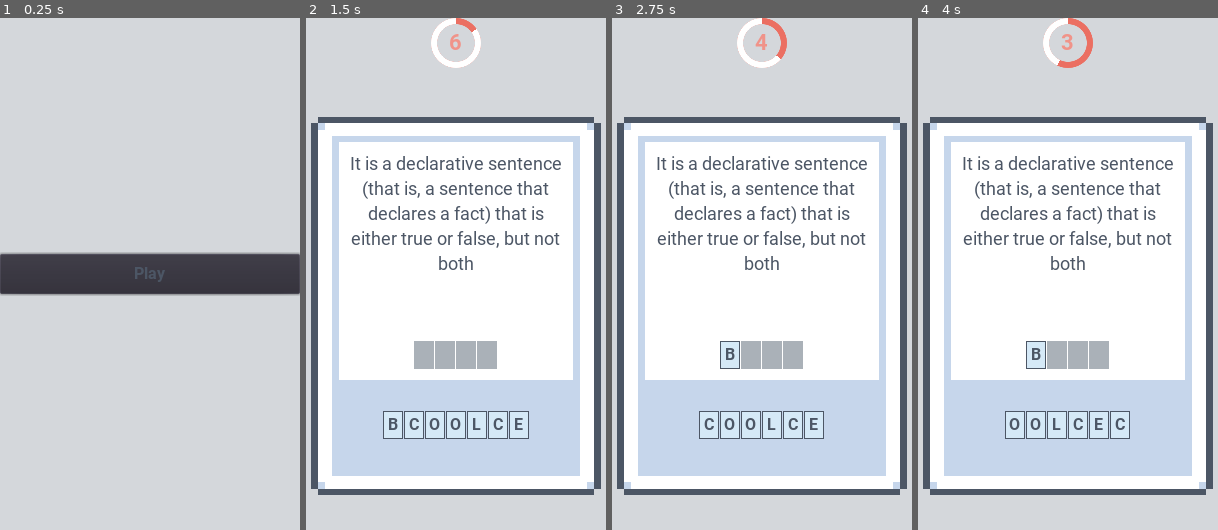
Above: before the commit, frames 1-4 (left to right).
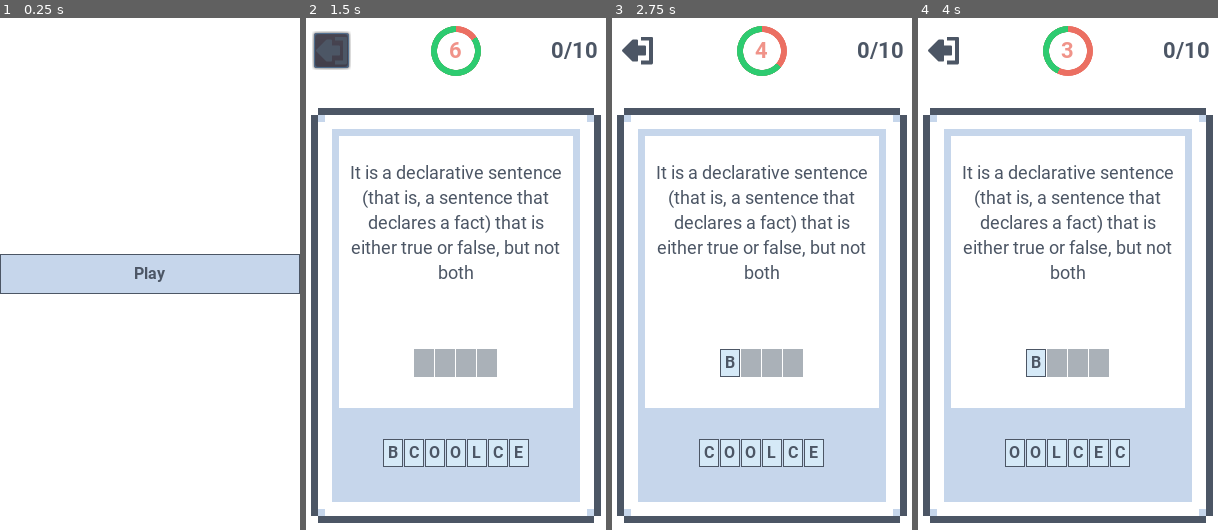
Above: after the commit, the same moments.

Repository: LoneDespair/comsci-card_game
Game: Godot game, scene res://src/main/main.tscn
Two runs of this game, one before a commit and one after it. Both use one fixed random seed, a clock stepped at 60 frames per second and the inputs below.
Inputs (mouse positions are in pixels of both pictures, inside the frame that each line leads up to):
- Up to frame 1 (0.25 s): no input
- Up to frame 2 (1.5 s): click "Play" at 0.5 s; click (333, 48) at 1.27 s
- Up to frame 3 (2.75 s): click "B" at 2 s
- Up to frame 4 (4 s): click "C" at 2.75 s; click "C" at 3.5 s

The runs differ from the first frame. In frame 1, 100% of the frame differs, in the area x 0-100%, y 0-100%; in frame 2, 45%; in frame 3, 45%; in frame 4, 45%.

Commit message:
added exit button

Diff:
--- a/project.godot
+++ b/project.godot
@@ -38,5 +38,5 @@
 
 [rendering]
 
-environment/default_clear_color=Color( 0.835294, 0.847059, 0.862745, 1 )
+environment/default_clear_color=Color( 1, 1, 1, 1 )
 environment/default_environment="res://default_env.tres"
--- a/src/card/card.tscn
+++ b/src/card/card.tscn
@@ -2,6 +2,7 @@
 
 [ext_resource path="res://src/card/initiator.gd" type="Script" id=1]
 [ext_resource path="res://src/card/answer_logic.gd" type="Script" id=2]
+[ext_resource path="res://src/main/normal_blue_button.tres" type="StyleBox" id=3]
 [ext_resource path="res://src/card/letter_logic.gd" type="Script" id=4]
 [ext_resource path="res://src/card/selection_logic.gd" type="Script" id=5]
 [ext_resource path="res://src/card/checker.gd" type="Script" id=6]
@@ -25,28 +26,16 @@
 content_margin_bottom = 5.0
 bg_color = Color( 0.780392, 0.843137, 0.92549, 1 )
 
-[sub_resource type="StyleBoxFlat" id=7]
-content_margin_left = 3.0
-content_margin_right = 3.0
-content_margin_top = 3.0
-content_margin_bottom = 3.0
-bg_color = Color( 0.780392, 0.843137, 0.92549, 1 )
-border_width_left = 1
-border_width_top = 1
-border_width_right = 1
-border_width_bottom = 1
-border_color = Color( 0.301961, 0.341176, 0.4, 1 )
-
 [node name="card" type="Control"]
 anchor_left = 0.5
 anchor_top = 0.5
 anchor_right = 0.5
 anchor_bottom = 0.5
 margin_left = -145.0
-margin_top = -189.0
+margin_top = -207.5
 margin_right = 145.0
-margin_bottom = 189.0
-rect_min_size = Vector2( 290, 378 )
+margin_bottom = 207.5
+rect_min_size = Vector2( 290, 415 )
 size_flags_horizontal = 0
 size_flags_vertical = 6
 
@@ -56,9 +45,9 @@
 anchor_right = 0.5
 anchor_bottom = 0.5
 margin_left = -145.0
-margin_top = -189.0
+margin_top = -207.5
 margin_right = 145.0
-margin_bottom = 189.0
+margin_bottom = 207.5
 rect_pivot_offset = Vector2( 145, 189 )
 theme_type_variation = "FrontCard"
 
@@ -67,13 +56,13 @@
 margin_left = 28.0
 margin_top = 25.0
 margin_right = 262.0
-margin_bottom = 353.0
+margin_bottom = 390.0
 custom_constants/separation = 0
 
 [node name="question" type="Label" parent="ui/content"]
 unique_name_in_owner = true
 margin_right = 234.0
-margin_bottom = 144.0
+margin_bottom = 181.0
 size_flags_vertical = 3
 custom_fonts/font = SubResource( 6 )
 custom_styles/normal = SubResource( 5 )
@@ -84,24 +73,23 @@
 clip_text = true
 
 [node name="center" type="VBoxContainer" parent="ui/content"]
-margin_top = 144.0
+margin_top = 181.0
 margin_right = 234.0
-margin_bottom = 238.0
+margin_bottom = 275.0
 rect_min_size = Vector2( 0, 94 )
 alignment = 1
 
 [node name="top" type="MarginContainer" parent="ui/content/center"]
-margin_top = 24.0
+margin_top = 45.0
 margin_right = 234.0
-margin_bottom = 65.0
-rect_min_size = Vector2( 19, 41 )
+margin_bottom = 45.0
 
 [node name="correct" type="Label" parent="ui/content/center/top"]
 unique_name_in_owner = true
 visible = false
-margin_top = 11.0
+margin_top = -10.0
 margin_right = 234.0
-margin_bottom = 30.0
+margin_bottom = 9.0
 custom_colors/font_color = Color( 0.321569, 0.745098, 0.501961, 1 )
 text = "Correct Answer!"
 align = 1
@@ -110,9 +98,9 @@
 [node name="wrong" type="Label" parent="ui/content/center/top"]
 unique_name_in_owner = true
 visible = false
-margin_top = 11.0
+margin_top = -10.0
 margin_right = 234.0
-margin_bottom = 30.0
+margin_bottom = 9.0
 custom_colors/font_color = Color( 0.803922, 0.380392, 0.333333, 1 )
 text = "Try Again!"
 align = 1
@@ -121,8 +109,9 @@
 [node name="correction" type="Label" parent="ui/content/center/top"]
 unique_name_in_owner = true
 visible = false
+margin_top = -21.0
 margin_right = 234.0
-margin_bottom = 41.0
+margin_bottom = 20.0
 custom_colors/font_color = Color( 0.803922, 0.380392, 0.333333, 1 )
 text = "Correct answer is:
 Answer here"
@@ -132,18 +121,18 @@
 [node name="answer" type="GridContainer" parent="ui/content/center"]
 unique_name_in_owner = true
 margin_left = 117.0
-margin_top = 69.0
+margin_top = 49.0
 margin_right = 117.0
-margin_bottom = 69.0
+margin_bottom = 49.0
 size_flags_horizontal = 6
 custom_constants/vseparation = 1
 custom_constants/hseparation = 1
 columns = 11
 
 [node name="bottom" type="MarginContainer" parent="ui/content"]
-margin_top = 238.0
+margin_top = 275.0
 margin_right = 234.0
-margin_bottom = 328.0
+margin_bottom = 365.0
 rect_min_size = Vector2( 0, 90 )
 
 [node name="selection_background" type="PanelContainer" parent="ui/content/bottom"]
@@ -176,7 +165,7 @@
 size_flags_horizontal = 4
 size_flags_vertical = 6
 custom_colors/font_color = Color( 0.301961, 0.341176, 0.4, 1 )
-custom_styles/normal = SubResource( 7 )
+custom_styles/normal = ExtResource( 3 )
 text = "Next"
 
 [node name="checker" type="Node" parent="."]
--- a/src/card/checker.gd
+++ b/src/card/checker.gd
@@ -3,6 +3,8 @@
 onready var answer_container := $"%answer"
 onready var correct_label := $"%correct"
 onready var wrong_label := $"%wrong"
+onready var selection_background := $"%selection_background"
+onready var next_button := $"%next"
 
 var key : String
 
@@ -39,6 +41,8 @@
 		answer += letter_scn.text
 
 	if answer == key:
+		selection_background.hide()
+		next_button.show()
 		uncheck("CorrectLetter", true)
 		correct_label.show()
 		emit_signal("correct")
--- a/src/circular_timer/circular_timer.tscn
+++ b/src/circular_timer/circular_timer.tscn
@@ -1,12 +1,8 @@
-[gd_scene load_steps=5 format=2]
+[gd_scene load_steps=4 format=2]
 
-[ext_resource path="res://src/main/roboto-bold.ttf" type="DynamicFontData" id=1]
+[ext_resource path="res://src/play/header_font.tres" type="DynamicFont" id=1]
 [ext_resource path="res://src/play/circular_progress.png" type="Texture" id=2]
 [ext_resource path="res://src/circular_timer/initiator.gd" type="Script" id=3]
-
-[sub_resource type="DynamicFont" id=11]
-size = 22
-font_data = ExtResource( 1 )
 
 [node name="circular_timer" type="MarginContainer"]
 margin_left = 125.0
@@ -25,6 +21,7 @@
 texture_progress = ExtResource( 2 )
 fill_mode = 5
 tint_under = Color( 0.92549, 0.439216, 0.388235, 1 )
+tint_progress = Color( 0.180392, 0.8, 0.443137, 1 )
 nine_patch_stretch = true
 
 [node name="count" type="Label" parent="."]
@@ -33,7 +30,7 @@
 size_flags_horizontal = 3
 size_flags_vertical = 5
 custom_colors/font_color = Color( 0.945098, 0.580392, 0.541176, 1 )
-custom_fonts/font = SubResource( 11 )
+custom_fonts/font = ExtResource( 1 )
 text = "0"
 align = 1
 valign = 1
--- a/src/main/default_theme.tres
+++ b/src/main/default_theme.tres
@@ -1,10 +1,11 @@
-[gd_resource type="Theme" load_steps=19 format=2]
+[gd_resource type="Theme" load_steps=20 format=2]
 
 [ext_resource path="res://src/main/roboto-bold.ttf" type="DynamicFontData" id=1]
 [ext_resource path="res://src/main/card_empty.png" type="Texture" id=2]
 [ext_resource path="res://src/main/card_back.png" type="Texture" id=3]
 [ext_resource path="res://src/card/normal_red_letter.tres" type="StyleBox" id=4]
 [ext_resource path="res://src/card/disabled_red_letter.tres" type="StyleBox" id=5]
+[ext_resource path="res://src/main/normal_blue_button.tres" type="StyleBox" id=6]
 
 [sub_resource type="StyleBoxTexture" id=10]
 content_margin_left = 24.0
@@ -74,6 +75,7 @@
 Button/colors/font_color_focus = Color( 0.301961, 0.341176, 0.4, 1 )
 Button/colors/font_color_hover = Color( 0.301961, 0.341176, 0.4, 1 )
 Button/colors/font_color_pressed = Color( 0.301961, 0.341176, 0.4, 1 )
+Button/styles/normal = ExtResource( 6 )
 CorrectLetter/base_type = "Button"
 CorrectLetter/styles/disabled = SubResource( 15 )
 FrontCard/base_type = "PanelContainer"
--- a/src/main/main.tscn
+++ b/src/main/main.tscn
@@ -1,6 +1,7 @@
-[gd_scene load_steps=2 format=2]
+[gd_scene load_steps=3 format=2]
 
 [ext_resource path="res://src/main/scenes.gd" type="Script" id=1]
+[ext_resource path="res://src/main/card_empty.png" type="Texture" id=2]
 
 [node name="main" type="Node"]
 
@@ -21,5 +22,29 @@
 rect_min_size = Vector2( 0, 40 )
 text = "Play"
 
+[node name="PanelContainer" type="PanelContainer" parent="ui"]
+visible = false
+anchor_left = 0.5
+anchor_top = 0.5
+anchor_right = 0.5
+anchor_bottom = 0.5
+margin_left = -145.0
+margin_top = -155.0
+margin_right = 145.0
+margin_bottom = 156.0
+theme_type_variation = "FrontCard"
+
+[node name="VBoxContainer" type="VBoxContainer" parent="ui/PanelContainer"]
+visible = false
+margin_left = 28.0
+margin_top = 25.0
+margin_right = 262.0
+margin_bottom = 353.0
+
+[node name="CardEmpty" type="Sprite" parent="ui/PanelContainer"]
+position = Vector2( 145, 157 )
+scale = Vector2( 6.92857, 6.92857 )
+texture = ExtResource( 2 )
+
 [node name="scenes" type="Node" parent="."]
 script = ExtResource( 1 )
--- /dev/null
+++ b/src/main/normal_blue_button.tres
@@ -0,0 +1,13 @@
+[gd_resource type="StyleBoxFlat" format=2]
+
+[resource]
+content_margin_left = 3.0
+content_margin_right = 3.0
+content_margin_top = 3.0
+content_margin_bottom = 3.0
+bg_color = Color( 0.780392, 0.843137, 0.92549, 1 )
+border_width_left = 1
+border_width_top = 1
+border_width_right = 1
+border_width_bottom = 1
+border_color = Color( 0.301961, 0.341176, 0.4, 1 )
--- /dev/null
+++ b/src/play/header_font.tres
@@ -0,0 +1,7 @@
+[gd_resource type="DynamicFont" load_steps=2 format=2]
+
+[ext_resource path="res://src/main/roboto-bold.ttf" type="DynamicFontData" id=1]
+
+[resource]
+size = 22
+font_data = ExtResource( 1 )
--- /dev/null
+++ b/src/play/home.tres
@@ -0,0 +1,8 @@
+[gd_resource type="AtlasTexture" load_steps=2 format=2]
+
+[ext_resource path="res://src/main/ui_sheet.png" type="Texture" id=1]
+
+[resource]
+flags = 4
+atlas = ExtResource( 1 )
+region = Rect2( 317, 1615, 70, 70 )
--- a/src/play/play.tscn
+++ b/src/play/play.tscn
@@ -1,8 +1,18 @@
-[gd_scene load_steps=12 format=2]
+[gd_scene load_steps=15 format=2]
 
 [ext_resource path="res://src/play/initiator.gd" type="Script" id=1]
 [ext_resource path="res://src/circular_timer/circular_timer.tscn" type="PackedScene" id=2]
 [ext_resource path="res://src/play/turn.gd" type="Script" id=3]
+[ext_resource path="res://src/play/header_font.tres" type="DynamicFont" id=4]
+[ext_resource path="res://src/main/ui_sheet.png" type="Texture" id=5]
+
+[sub_resource type="StyleBoxFlat" id=11]
+draw_center = false
+
+[sub_resource type="AtlasTexture" id=12]
+flags = 4
+atlas = ExtResource( 5 )
+region = Rect2( 418, 626, 62, 56 )
 
 [sub_resource type="Gradient" id=4]
 offsets = PoolRealArray( 0, 0.815981, 0.987893 )
@@ -45,8 +55,6 @@
 scale_curve = SubResource( 9 )
 color_ramp = SubResource( 5 )
 
-[sub_resource type="StyleBoxFlat" id=3]
-
 [node name="play" type="Node"]
 
 [node name="content" type="VBoxContainer" parent="."]
@@ -54,15 +62,59 @@
 anchor_bottom = 1.0
 grow_horizontal = 2
 grow_vertical = 2
-alignment = 1
+custom_constants/separation = 8
 
-[node name="circular_timer" parent="content" instance=ExtResource( 2 )]
+[node name="header" type="MarginContainer" parent="content"]
+margin_right = 300.0
+margin_bottom = 66.0
+custom_constants/margin_right = 8
+custom_constants/margin_top = 8
+custom_constants/margin_left = 8
+custom_constants/margin_bottom = 8
+
+[node name="circular_timer" parent="content/header" instance=ExtResource( 2 )]
 unique_name_in_owner = true
+margin_top = 8.0
+margin_bottom = 58.0
+size_flags_vertical = 0
+
+[node name="Label" type="Label" parent="content/header"]
+margin_left = 245.0
+margin_top = 19.0
+margin_right = 292.0
+margin_bottom = 46.0
+size_flags_horizontal = 8
+custom_fonts/font = ExtResource( 4 )
+text = "0/10"
+
+[node name="Button" type="Button" parent="content/header"]
+margin_left = 8.0
+margin_top = 15.0
+margin_right = 43.0
+margin_bottom = 50.0
+rect_min_size = Vector2( 35, 35 )
+size_flags_horizontal = 0
+size_flags_vertical = 4
+custom_styles/normal = SubResource( 11 )
+expand_icon = true
+
+[node name="TextureRect" type="TextureRect" parent="content/header/Button"]
+self_modulate = Color( 0.301961, 0.341176, 0.4, 1 )
+anchor_right = 1.0
+anchor_bottom = 1.0
+margin_left = 2.0
+margin_top = 2.0
+margin_right = -2.0
+margin_bottom = -2.0
+texture = SubResource( 12 )
+expand = true
+stretch_mode = 6
 
 [node name="Control" type="Control" parent="content"]
-margin_top = 54.0
+margin_top = 74.0
 margin_right = 300.0
 margin_bottom = 512.0
+rect_min_size = Vector2( 0, 415 )
 size_flags_vertical = 3
 
 [node name="deck" type="HBoxContainer" parent="content/Control"]
@@ -107,15 +159,6 @@
 visibility_rect = Rect2( -150, -150, 300, 300 )
 process_material = SubResource( 10 )
 
-[node name="PanelContainer" type="PanelContainer" parent="content"]
-visible = false
-margin_top = 512.0
-margin_right = 300.0
-margin_bottom = 512.0
-rect_min_size = Vector2( 300, 0 )
-size_flags_horizontal = 6
-custom_styles/panel = SubResource( 3 )
-
 [node name="turn" type="Node" parent="."]
 script = ExtResource( 3 )
 
Binary file added: src/main/ui_sheet.png
Not shown, added: src/main/ui_sheet.png.import
